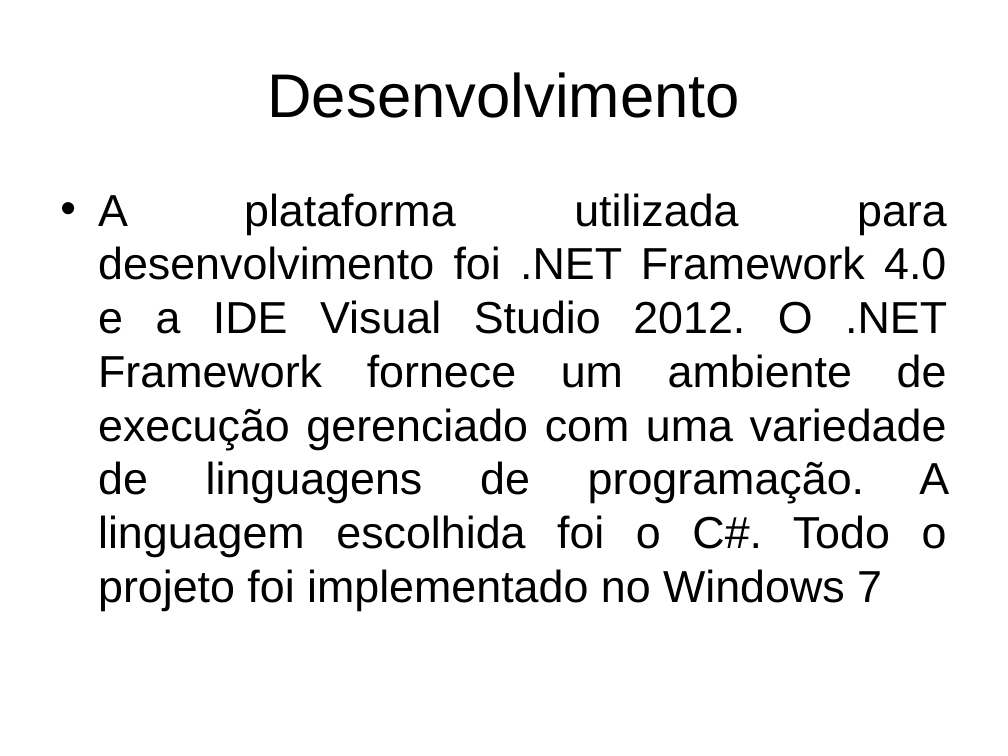
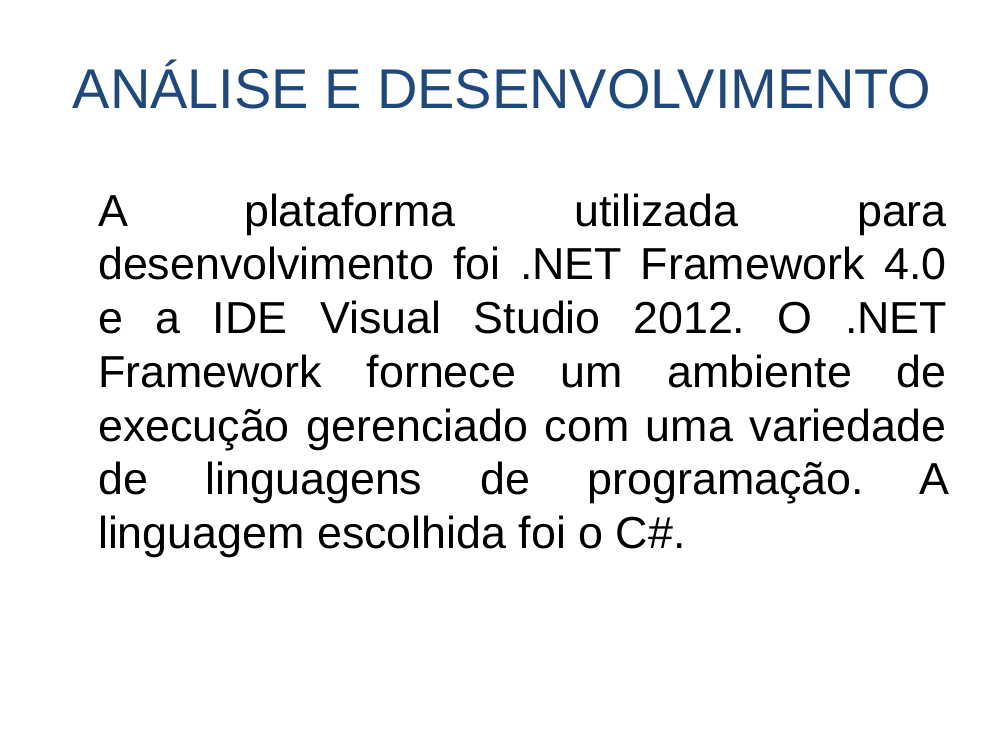
Before and after one commit to Fabricioultrasoft/tcc-fij, a slide deck: slide 12 of Apresentação TCC.ppt (slide 4 before the commit). Drawn at 1008x756 pixels with LibreOffice and Linux fonts; fonts in the diff are those of the drawing. Boxes give left, top, right and bottom in pixels: in the first picture for what was removed or moved away, otherwise in the second. Text is boxed around its words. In the diff, an @@ line names an element or a change of style, - is before the commit and + after.

```diff
--- a/Apresentação TCC.ppt
+++ b/Apresentação TCC.ppt
@@ title at (73, 64, 931, 109): text changed; size 44 to 40 pt; text colour #000000 to #1F497D @@
-Desenvolvimento
+ANÁLISE E DESENVOLVIMENTO
@@ text at (98, 193, 949, 557): text changed @@
-• A plataforma utilizada para desenvolvimento foi .NET Framework 4.0 e a IDE Visual Studio 2012. O .NET Framework fornece um ambiente de execução gerenciado com uma variedade de linguagens de programação. A linguagem escolhida foi o C#. Todo o projeto foi implementado no Windows 7
+A plataforma utilizada para desenvolvimento foi .NET Framework 4.0 e a IDE Visual Studio 2012. O .NET Framework fornece um ambiente de execução gerenciado com uma variedade de linguagens de programação. A linguagem escolhida foi o C#.
```
Also in this commit, not shown: 5 other slides changed, 14 slides added.
